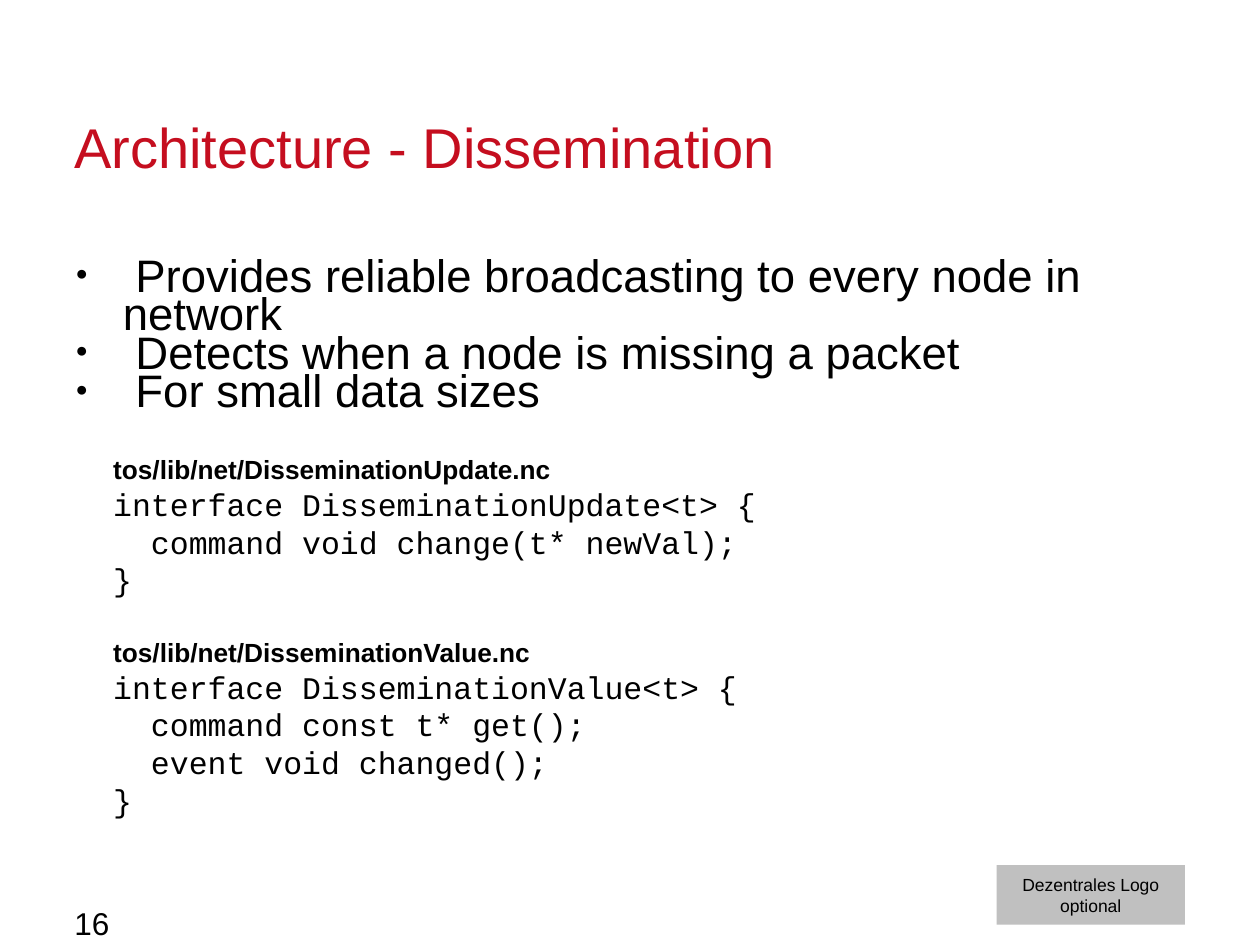
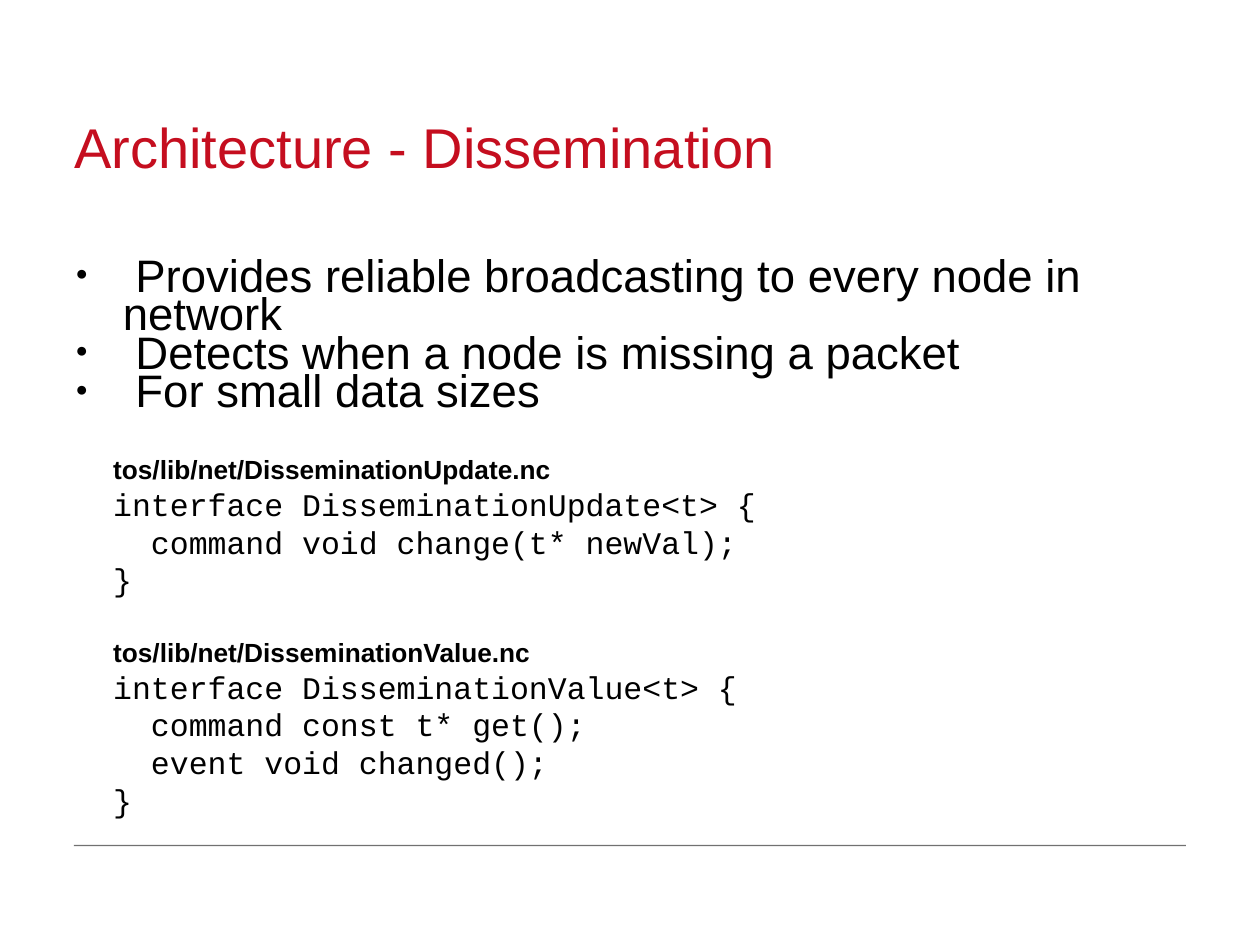
Before and after one commit to moritzschaefer/SensorSequence, a slide deck: slide 16 of docs/MeilensteinNrOne.odp. Drawn at 1260x945 pixels with LibreOffice and Linux fonts; fonts in the diff are those of the drawing; background and template pictures are left out. Boxes give left, top, right and bottom in pixels: in the first picture for what was removed or moved away, otherwise in the second. Text is boxed around its words. In the diff, an @@ line names an element or a change of style, - is before the commit and + after.

```diff
--- a/docs/MeilensteinNrOne.odp
+++ b/docs/MeilensteinNrOne.odp
@@ line added from (74, 845) to (1186, 845), #717171 0.74 pt @@
@@ rectangle removed at [997, 866, 1184, 925] @@
-Dezentrales Logo
-optional
@@ page number removed at [74, 913, 109, 936] @@
-16
```
Also in this commit, not shown: 22 other slides changed, 2 other files.
